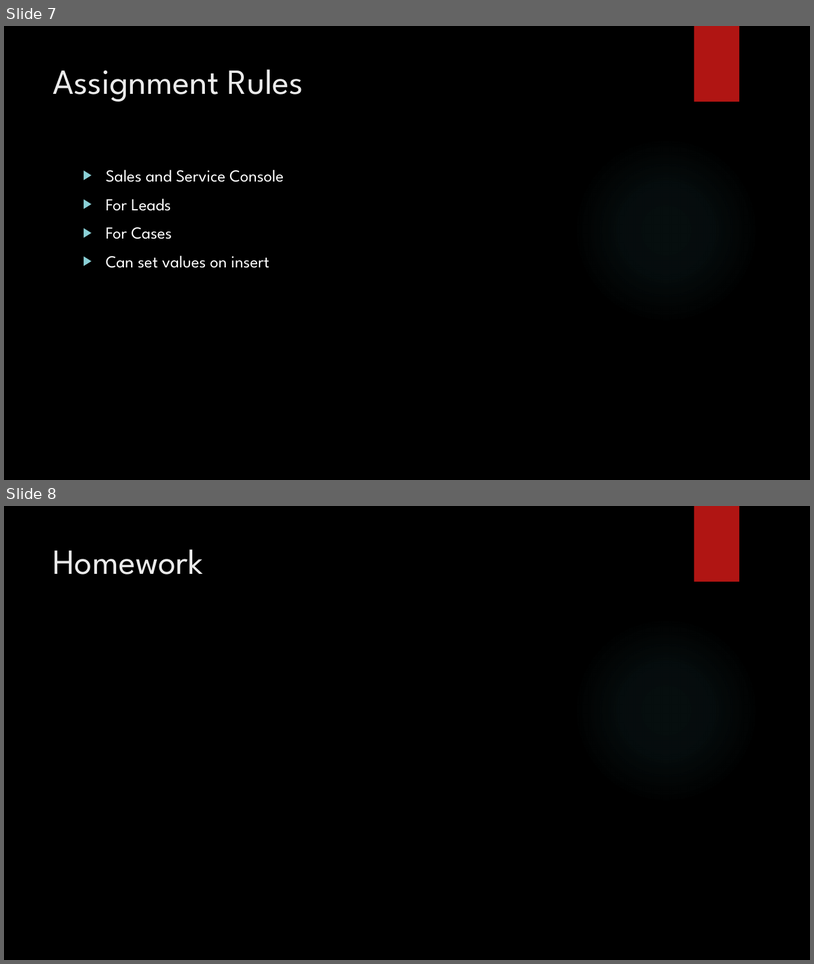
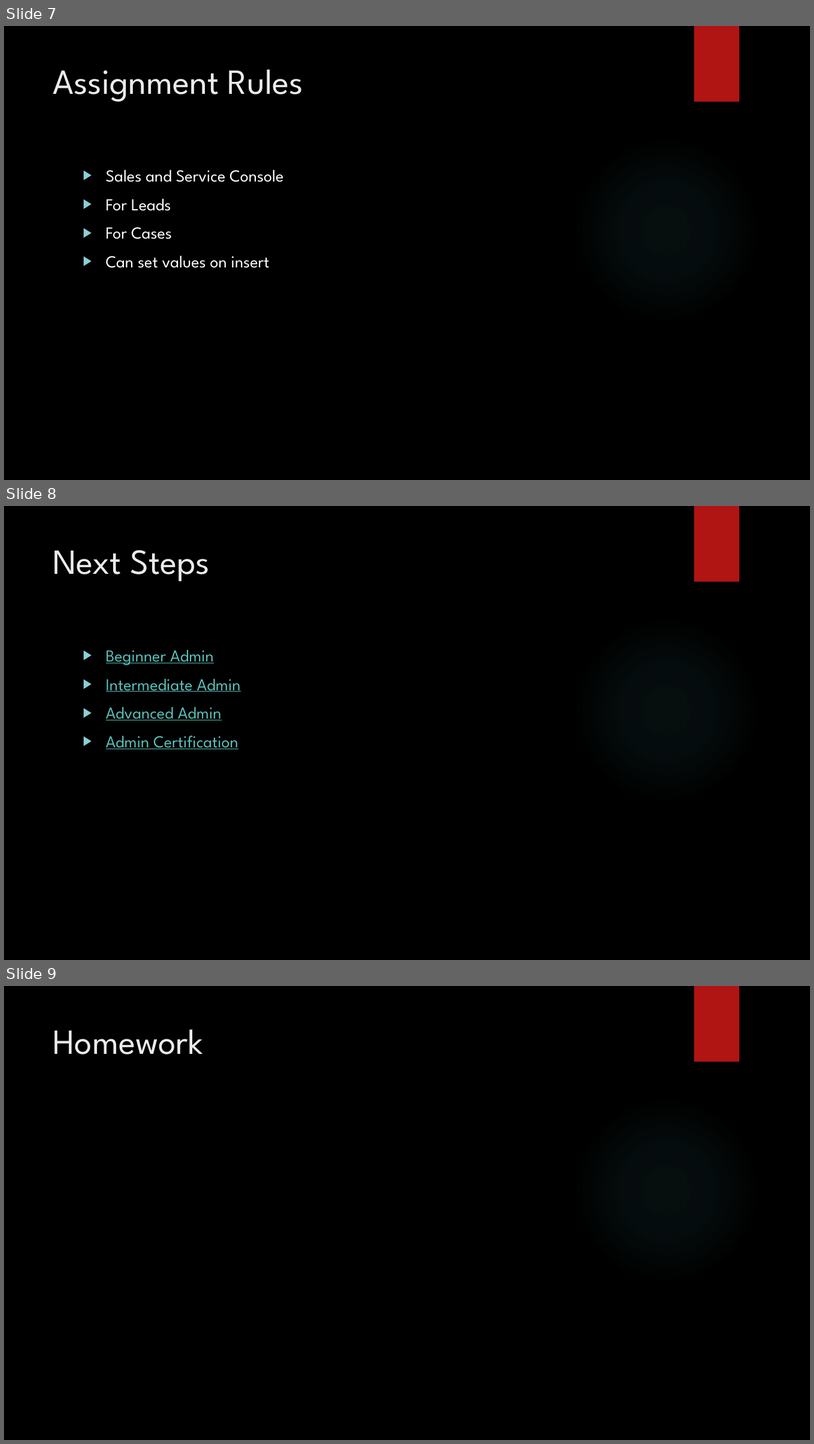
Before and after one commit to ChristianLinenko/Salesforce101, a slide deck: Week 4/Lecture - Week 4.pptx. Shown one above the other, each under a label of ours: slides 7 and 8 before the commit, slides 7, 8 and 9 after it. The pictures are 814x964 and 814x1444 pixels, drawn with LibreOffice and Linux fonts; fonts in the diff are those of the drawing; background and template pictures are left out. Boxes give left, top, right and bottom in pixels: in the first picture for what was removed or moved away, otherwise in the second. Text is boxed around its words. In the diff, an @@ line names an element or a change of style, - is before the commit and + after.

```diff
--- a/Week 4/Lecture - Week 4.pptx
+++ b/Week 4/Lecture - Week 4.pptx
@@ slide 8 added at (x1=4, y1=506, x2=810, y2=960), background picture (left out); not listed: 2 template elements that a slide beside it also shows @@
@@ title added at (x1=53, y1=550, x2=210, y2=582), 42 pt, text #EBEBEB @@
+Next Steps
@@ text added at (x1=106, y1=649, x2=241, y2=749), 20 pt, text #58C1BA, underline @@
+▶ Beginner Admin
+▶ Intermediate Admin
+▶ Advanced Admin
+▶ Admin Certification
@@ what was slide 8 is now slide 9 @@
```
